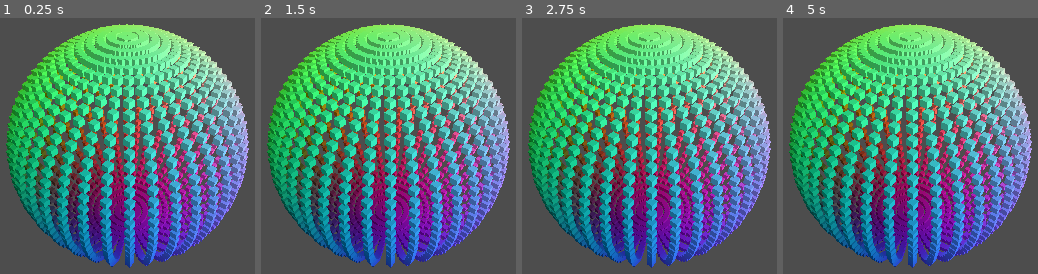
Above: before the commit, frames 1-4 (left to right).
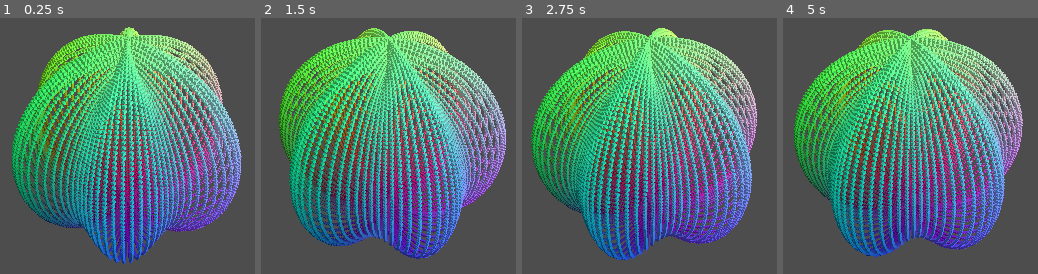
Above: after the commit, the same moments.

Repository: lcrol77/godot-coding-challenges
Game: Godot game, scene res://graph.tscn
The game is run twice, just before and just after one commit, with the same random seed, the same clock (stepped at 60 frames per second) and the same inputs.
Inputs:
- Up to frame 1 (0.25 s): no input
- Up to frame 2 (1.5 s): no input
- Up to frame 3 (2.75 s): no input
- Up to frame 4 (5 s): no input

The runs differ from the first frame. In frame 1, 57% of the frame differs, in the area x 2-98%, y 2-98%; in frame 2, 57%; in frame 3, 57%; in frame 4, 58%.

Commit message:
verticle banded and bouncing sphere

Diff:
--- a/graph/function_library.gd
+++ b/graph/function_library.gd
@@ -1,8 +1,8 @@
 extends Node
 
-enum FunctionName {Wave, MultiWave, Ripple, Sphere}
+enum FunctionName {Wave, MultiWave, Ripple, ScalingSphere, VerticalBandsSphere}
 
-var functions: Array[Callable] = [wave, multi_wave, ripple, sphere]
+var functions: Array[Callable] = [wave, multi_wave, ripple, scaling_sphere,vertical_bands_sphere]
 
 func get_function(func_name: FunctionName) -> Callable:
 	return functions[func_name]
@@ -33,10 +33,20 @@
 	p.z = v
 	return p
 
-func sphere(u: float, v: float, t: float) -> Vector3:
-	var r = cos(.5 * PI *v)
+func scaling_sphere(u: float, v: float, t: float) -> Vector3:
+	var r = 0.5 + 0.5 *sin(PI* t)
+	var s = r * cos(.5 * PI *v)
 	var p = Vector3()
-	p.x = r * sin(PI * u)
-	p.y = sin(PI * .5 * v)
-	p.z = r * cos(PI*u)
+	p.x = s * sin(PI * u)
+	p.y = r * sin(PI * .5 * v)
+	p.z = s * cos(PI*u)
 	return p
+
+func vertical_bands_sphere(u: float, v: float, t: float) -> Vector3:
+	var r = 0.9 + 0.1 *sin(PI* (6 * u +t))
+	var s = r * cos(.5 * PI *v)
+	var p = Vector3()
+	p.x = s * sin(PI * u)
+	p.y = r * sin(PI * .5 * v)
+	p.z = s * cos(PI*u)
+	return p
--- a/graph/graph.tscn
+++ b/graph/graph.tscn
@@ -18,8 +18,8 @@
 script = ExtResource("1_41hjn")
 point_prefab = ExtResource("2_2637j")
 points_container = NodePath("Points")
-function = 3
-resolution = 40
+function = 4
+resolution = 100
 
 [node name="Camera3D" type="Camera3D" parent="."]
 transform = Transform3D(0.638063, 0.509746, -0.577089, 0, 0.749482, 0.662022, 0.769982, -0.422413, 0.478218, -1.65657, 1.90038, 1.37276)
--- a/graph/project.godot
+++ b/graph/project.godot
@@ -23,6 +23,8 @@
 
 window/size/viewport_width=1920
 window/size/viewport_height=1080
+window/size/window_width_override=960
+window/size/window_height_override=540
 
 [dotnet]
 
